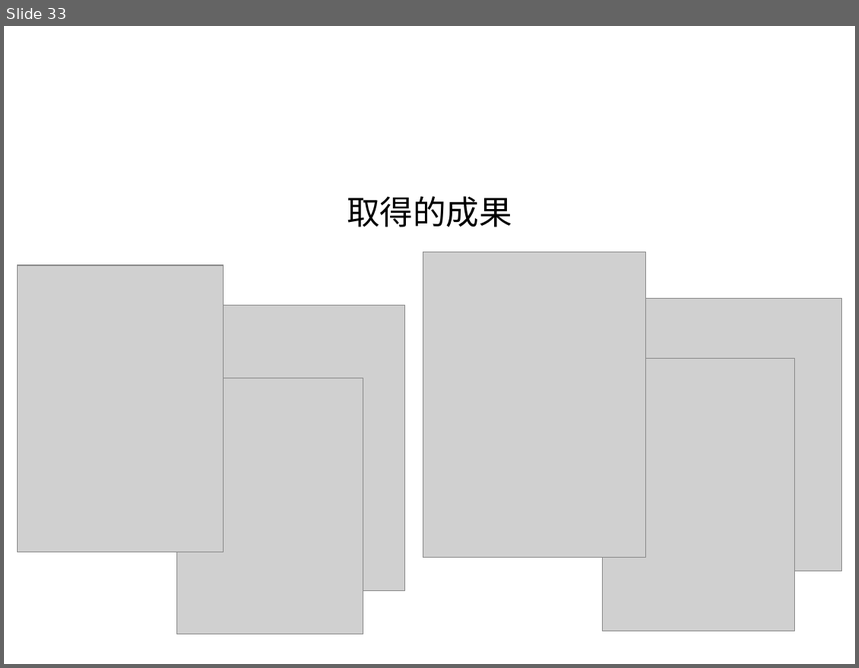
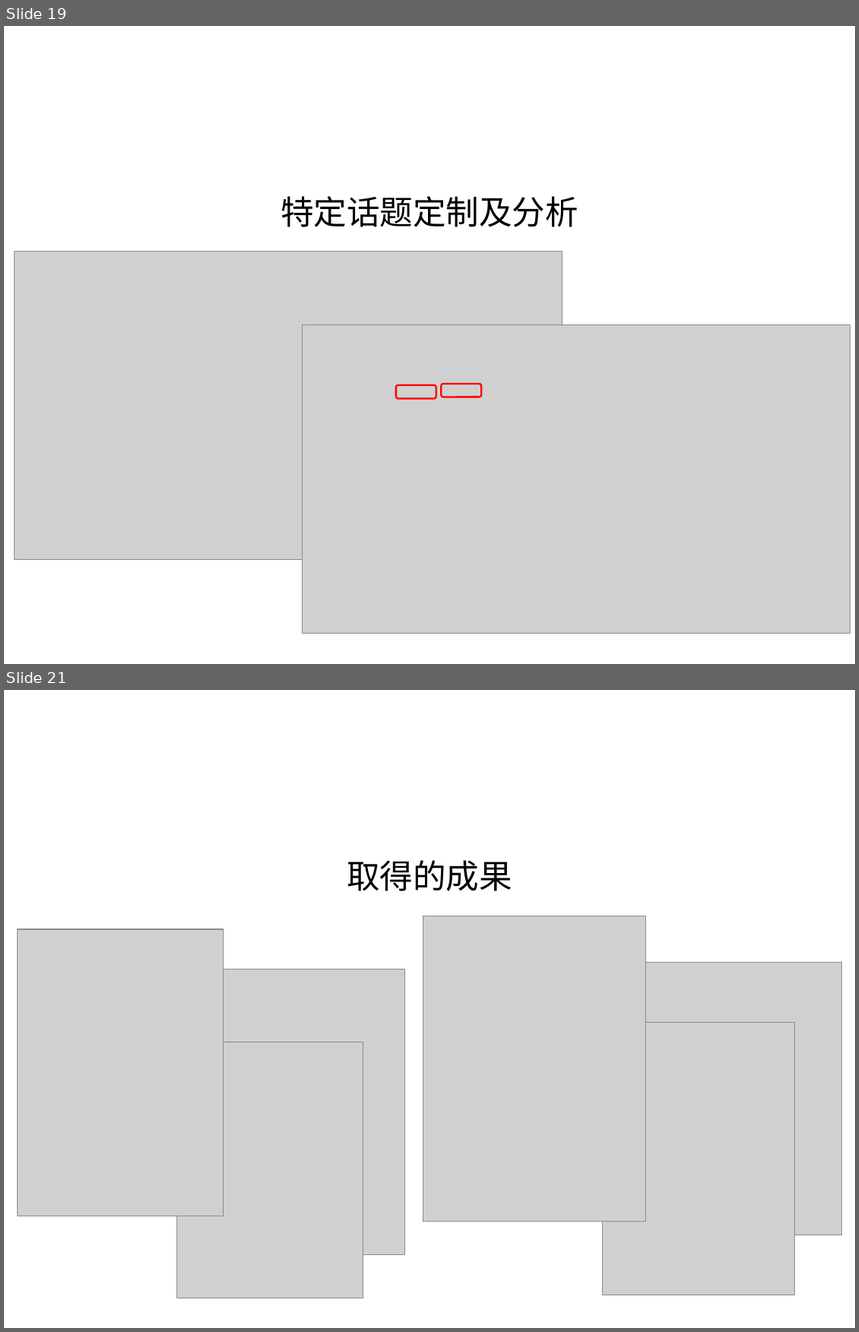
Before and after one commit to shqcandy/Report, a slide deck: 报告_v1.ppt. Shown one above the other, each under a label of ours: slide 33 before the commit, slides 19 and 21 after it; the slides between them are not shown. The pictures are 859x668 and 859x1332 pixels, drawn with LibreOffice and Linux fonts; fonts in the diff are those of the drawing; grey boxes stand for pictures; background and template pictures are left out. Boxes give left, top, right and bottom in pixels: in the first picture for what was removed or moved away, otherwise in the second. Text is boxed around its words. In the diff, an @@ line names an element or a change of style, - is before the commit and + after.

Commit message:
ppt: this is the big pictures in the ppt

```diff
--- a/报告_v1.ppt
+++ b/报告_v1.ppt
@@ slide 19 added at [4,26,855,664], background picture (left out) @@
@@ title added at [281,196,578,227], 28 pt, text #000000 @@
+特定话题定制及分析
@@ picture added at [14,252,563,560] @@
@@ picture added at [302,325,850,633] @@
@@ rounded rectangle added at [396,385,436,399], outline #FF0000 1.5 pt @@
@@ rounded rectangle added at [442,383,481,397], outline #FF0000 1.5 pt @@
@@ what was slide 33 is now slide 21 @@
```
Also in this commit, not shown: 10 slides changed, 9 other slides added, 22 slides removed, 22 other files.
